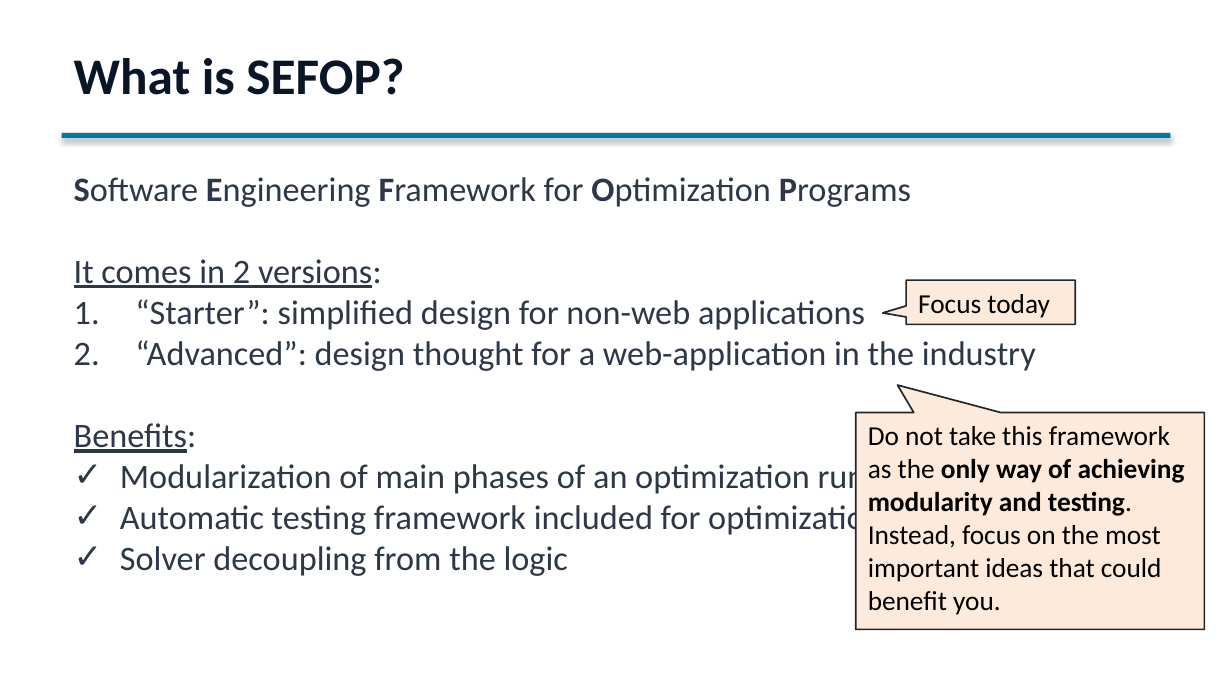
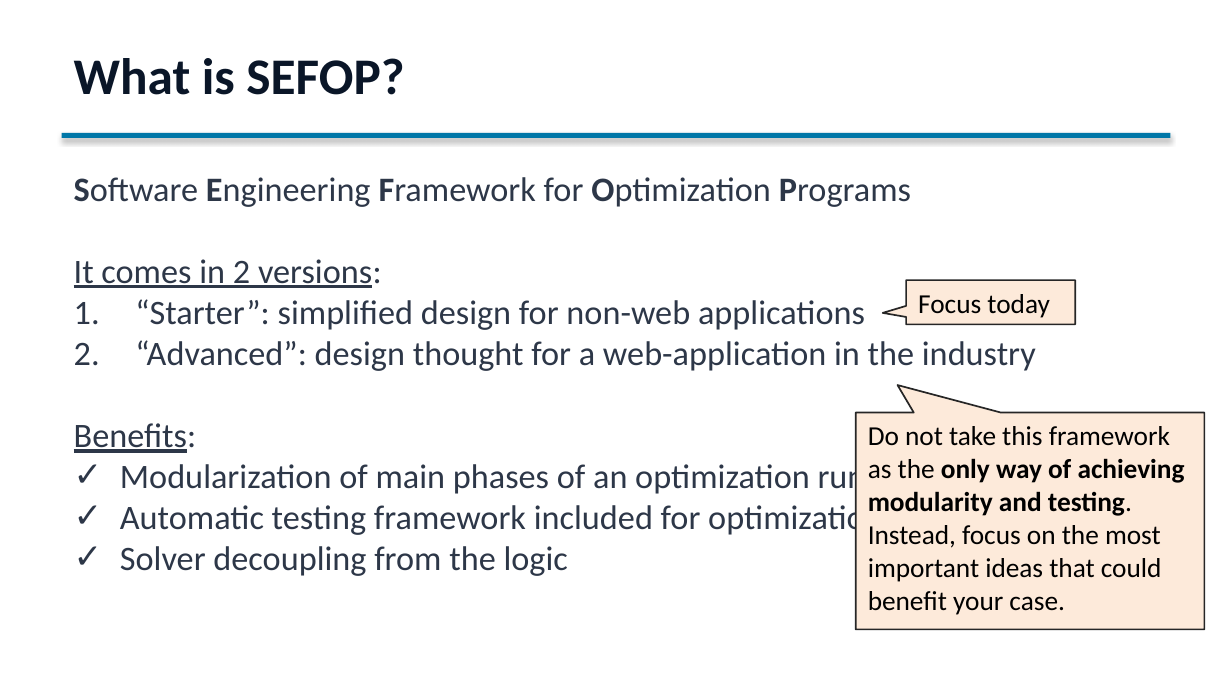
Before and after one commit to sefop/sefop-training-hub, a slide deck: slide 37 of workshops/2026-06-29-purdue/Purdue_Workshop.pptx. Drawn at 1232x693 pixels with LibreOffice and Linux fonts; fonts in the diff are those of the drawing. Boxes give left, top, right and bottom in pixels: in the first picture for what was removed or moved away, otherwise in the second. Text is boxed around its words. In the diff, an @@ line names an element or a change of style, - is before the commit and + after.

```diff
--- a/workshops/2026-06-29-purdue/Purdue_Workshop.pptx
+++ b/workshops/2026-06-29-purdue/Purdue_Workshop.pptx
@@ text in speech box at [868,426,1185,615]: text changed @@
-Do not take this framework as the only way of achieving modularity and testing. Instead, focus on the most important ideas that could benefit you.
+Do not take this framework as the only way of achieving modularity and testing. Instead, focus on the most important ideas that could benefit your case.
```
Also in this commit, not shown: 7 slides added, 3 slides removed.
